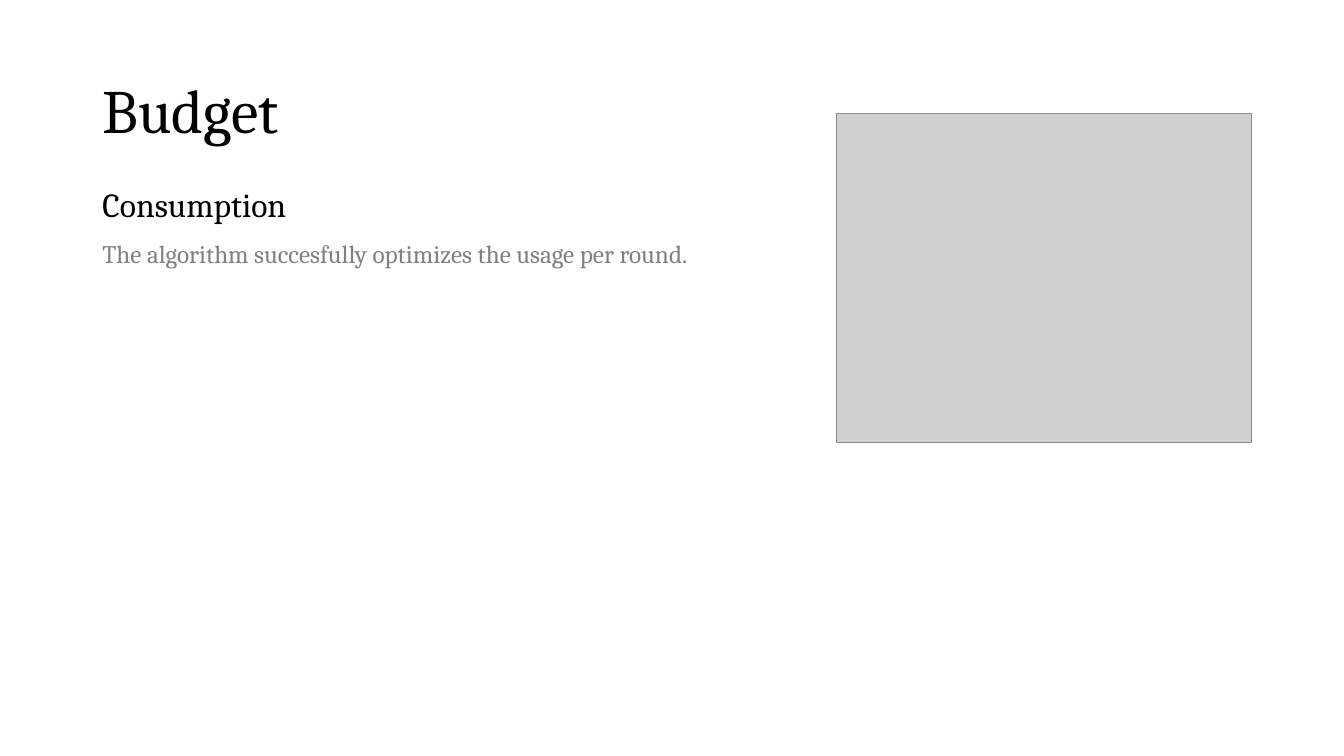
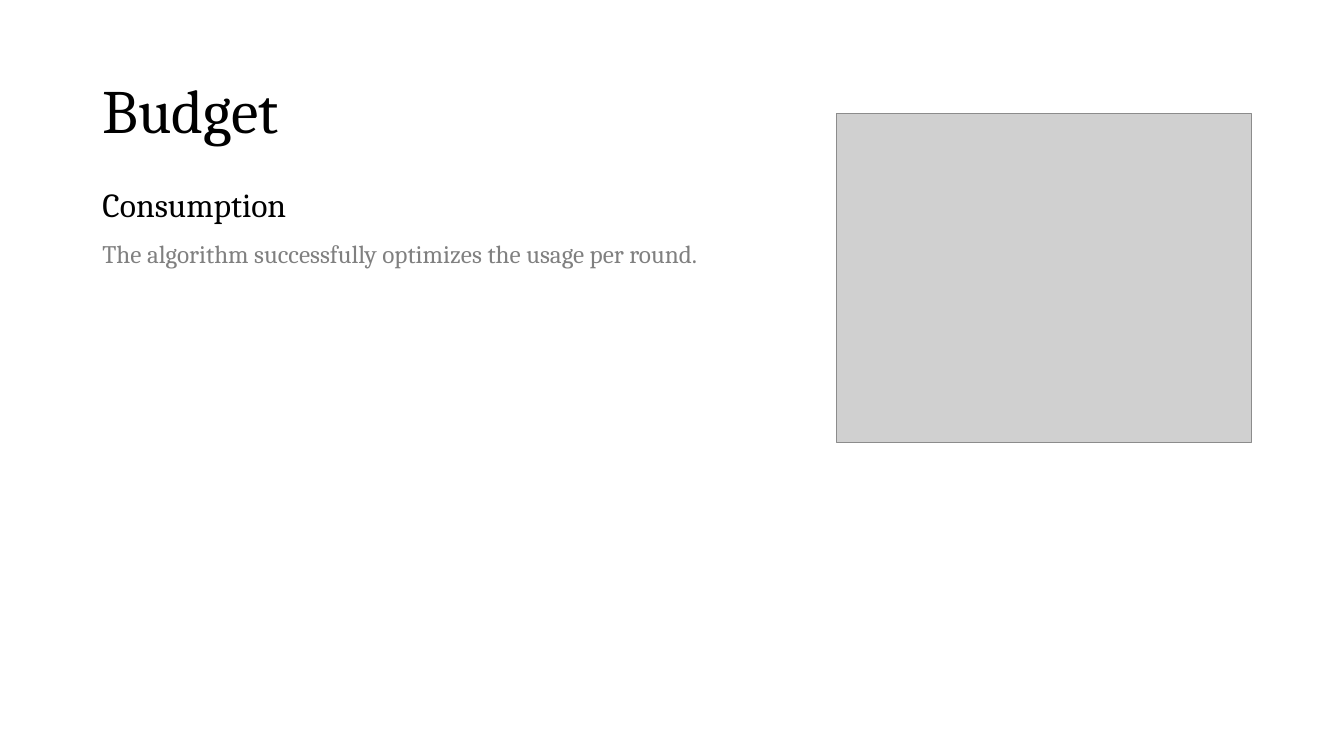
Before and after one commit to peetceenatoo/online-learning, a slide deck: slide 14 of Slides.pptx (slide 13 before the commit). Drawn at 1344x756 pixels with LibreOffice and Linux fonts; fonts in the diff are those of the drawing; grey boxes stand for pictures. Boxes give left, top, right and bottom in pixels: in the first picture for what was removed or moved away, otherwise in the second. Text is boxed around its words. In the diff, an @@ line names an element or a change of style, - is before the commit and + after.

Commit message:
Slides R1 minor fixes

```diff
--- a/Slides.pptx
+++ b/Slides.pptx
@@ text at [102, 245, 697, 269]: text changed @@
-The algorithm succesfully optimizes the usage per round.
+The algorithm successfully optimizes the usage per round.
```
Also in this commit, not shown: 1 slide added.
